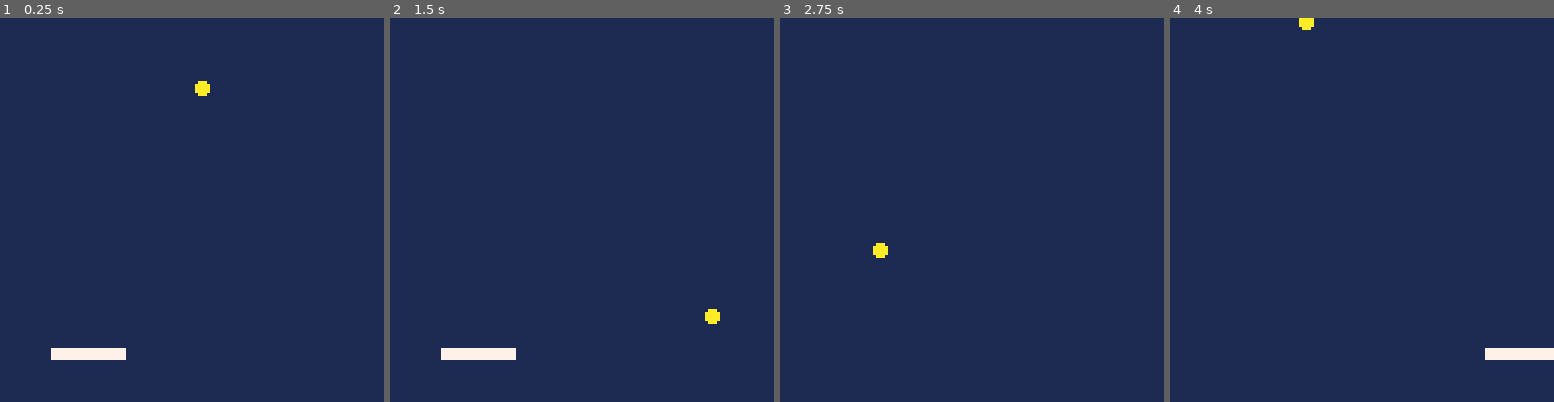
Above: before the commit, frames 1-4 (left to right).
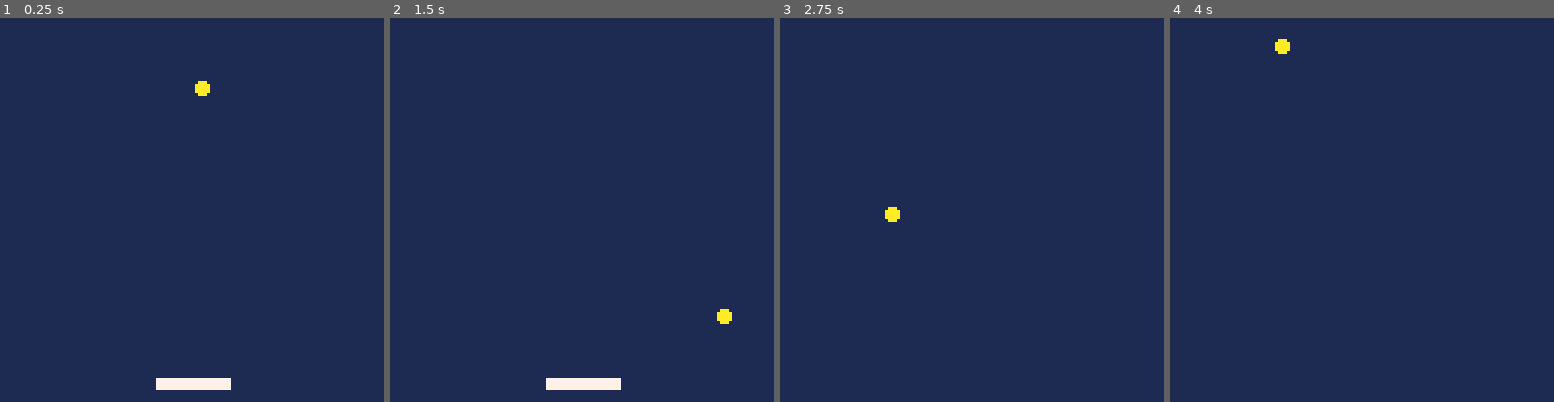
Above: after the commit, the same moments.

Repository: Mackeriah/Breakout-tutorial
Game: PICO-8 cartridge breakout/breakout.p8
Two runs of this game, one before a commit and one after it. Both use one fixed random seed, a clock stepped at 60 frames per second and the inputs below.
Inputs:
- Up to frame 1 (0.25 s): no input
- Up to frame 2 (1.5 s): no input
- Up to frame 3 (2.75 s): hold Right 1.6-2.1 s; hold Right from 2.47 s (still down)
- Up to frame 4 (4 s): release Right at 3.03 s; hold Left 3.08-3.58 s

The runs differ from the first frame. In frame 1, 1.2% of the frame differs, in the area x 13-61%, y 85-97%; in frame 2, 1.4%, in the area x 13-90%, y 75-97%; in frame 3, 0.3%; in frame 4, 0.8%.

Commit message:
Update breakout.p8
right before adding new paddle collision logic

Diff:
--- a/breakout/breakout.p8
+++ b/breakout/breakout.p8
@@ -15,11 +15,11 @@
 	pulse_speed = 0.5
 
 	-- paddle info
-	paddle_x_pos = 10
-	paddle_y_pos = 110
+	paddle_x_pos = 52
+	paddle_y_pos = 120
+	paddle_x_speed = 0
 	paddle_width = 24
 	paddle_height = 3
-	paddle_x_speed = 5
 	paddle_collision = 7
 end
 
@@ -35,7 +35,7 @@
 	button_press = true
 	end
 	if not(button_press) then
-		paddle_x_speed=paddle_x_speed/1.7
+		paddle_x_speed = paddle_x_speed /  1.7
 	end
 	paddle_x_pos += paddle_x_speed
 
@@ -44,11 +44,11 @@
 	ball_y_pos += ball_y_move
 
 	-- screen bounce
-	if ball_x_pos+ball_radius >= 127 or ball_x_pos-ball_radius < 0 then
+	if ball_x_pos >= 127 or ball_x_pos < 0 then
 		ball_x_move = -ball_x_move
 		sfx(0)
 	end
-	if ball_y_pos+ball_radius >= 127 or ball_y_pos-ball_radius <= 0 then
+	if ball_y_pos >= 127 or ball_y_pos <= 0 then
 		ball_y_move = -ball_y_move
 		sfx(0)
 	end
